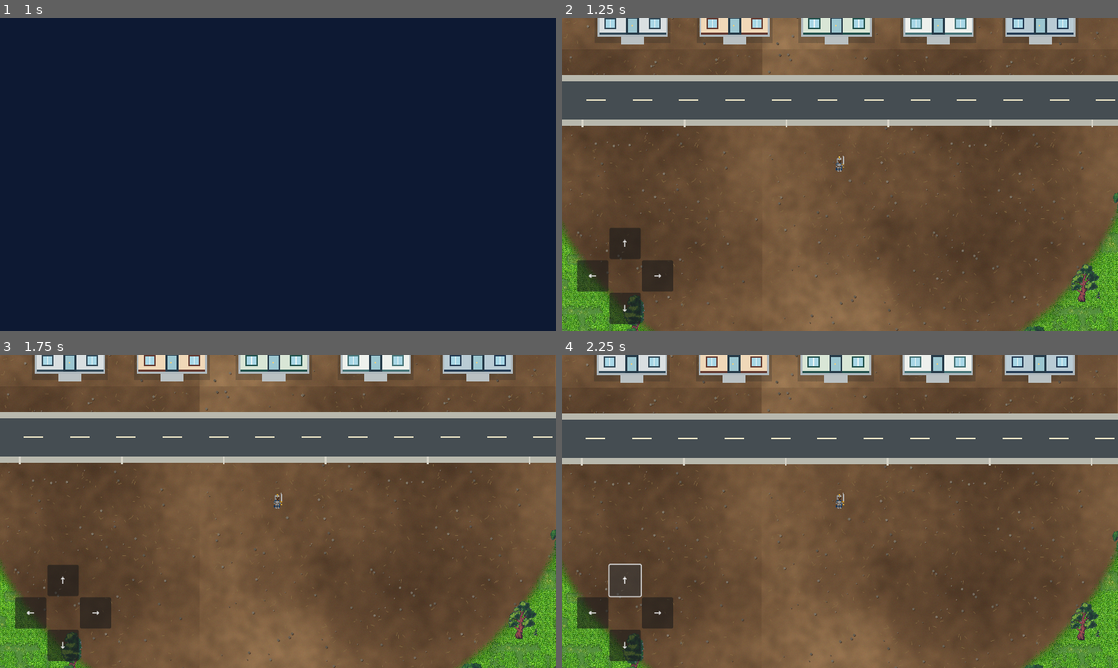
Above: before the commit, frames 1-4 (two rows, left to right).
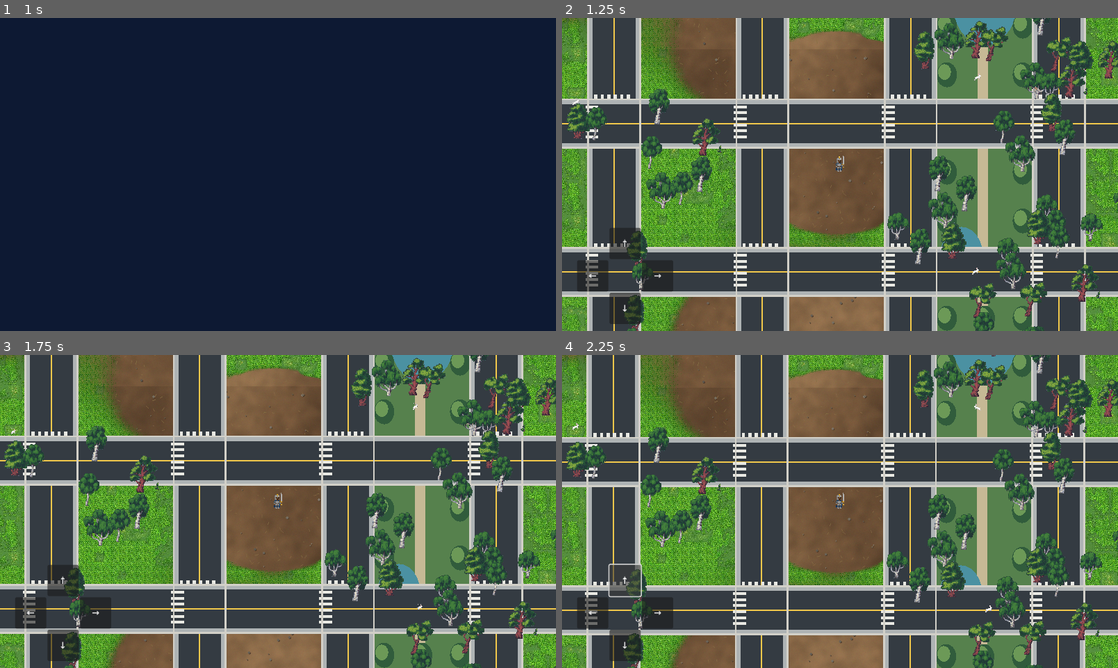
Above: after the commit, the same moments.

Repository: afie-boop/The-Fallen-Kingdom
Game: Godot game, scene res://scenes/game.tscn
Same seed, same stepped clock (60 frames per second), same inputs: the game is played once before the commit and once after it.
Inputs (mouse positions are in pixels of both pictures, inside the frame that each line leads up to):
- Up to frame 1 (1 s): tap Enter at 0.5 s; move the mouse to (400, 158) at 0.52 s; hold D from 0.53 s (still down); hold E from 0.53 s (still down); click (400, 158) at 0.67 s
- Up to frame 2 (1.25 s): keep holding D; keep holding E
- Up to frame 3 (1.75 s): release D at 1.25 s; release E at 1.25 s; drag from (166, 527) to (250, 574) at 1.27 s
- Up to frame 4 (2.25 s): click "↑" at 2 s

Frame 1 is identical in both runs. In frame 2, 80% of the frame differs, in the area x 0-100%, y 0-100%; in frame 3, 80%; in frame 4, 80%.
Error after the commit: Invalid assignment of property or key 'building_style' with value of type 'String' on a base object of type 'Node2D (ModernBuilding)'. (res://scripts/game.gd:1…

Commit message:
Build Manhattan-style city grid and Central Park

Diff:
--- a/extracted/The-Fallen-Kingdom/scripts/game.gd
+++ b/extracted/The-Fallen-Kingdom/scripts/game.gd
@@ -76,61 +76,140 @@
 func _spawn_modern_city() -> Array:
     var center: Vector2 = GameState.island.center_pos
     var road := Node2D.new()
-    road.name = "ModernCityRoad"
+    road.name = "ManhattanCity"
     road.position = center
-    road.z_index = -1
+    road.z_index = -2
     _world.add_child(road)
     _draw_city_roads(road)
-
-    var specs := [
-        {"name": "RUMAH", "type": "house", "x": -440.0},
-        {"name": "KAFE", "type": "cafe", "x": -220.0},
-        {"name": "KEDAI", "type": "market", "x": 0.0},
-        {"name": "KLINIK", "type": "clinic", "x": 220.0},
-        {"name": "PEJABAT", "type": "office", "x": 440.0}
-    ]
-    var avoid: Array = []
-    for spec in specs:
-        var b := BUILDING_SCRIPT.new() as ModernBuilding
-        b.building_name = str(spec["name"])
-        b.building_type = str(spec["type"])
-        b.position = center + Vector2(float(spec["x"]), -245.0)
-        _world.add_child(b)
-        GameState.island.add_dirt_spot(b.position, 115.0)
-        avoid.append({"pos": b.position, "r": 125.0})
-    GameState.island.add_dirt_spot(center + Vector2(0, -90), 700.0)
+    _draw_central_park(road)
+
+    # Manhattan-style grid: dense blocks, varied building footprints and rooflines.
+    var rng := RandomNumberGenerator.new()
+    rng.seed = GameState.world_seed + 192837
+    var x_blocks: Array[float] = [-960.0, -640.0, -320.0, 0.0, 320.0, 640.0, 960.0]
+    var y_blocks: Array[float] = [-800.0, -480.0, -160.0, 160.0, 480.0, 800.0]
+    var styles: Array[String] = ["glass_tower", "art_deco", "brick_apartment", "office", "brownstone", "hotel"]
+    var names: Array[String] = ["MIDTOWN", "HUDSON", "LEXINGTON", "BROADWAY", "PARK VIEW", "METRO", "GRAND", "EMPIRE"]
+    var avoid: Array = [{"pos": center, "r": 1510.0}]
+
+    for x in x_blocks:
+        for y in y_blocks:
+            # A long rectangular green space forms a Central Park-inspired landmark.
+            if absf(x - 320.0) < 1.0 and absf(y) <= 480.0:
+                continue
+            var b := BUILDING_SCRIPT.new() as ModernBuilding
+            var roll := rng.randf()
+            if roll < 0.25:
+                b.building_type = "office"
+                b.building_name = names[rng.randi_range(0, names.size() - 1)]
+                b.building_style = "glass_tower"
+                b.footprint = Vector2(220.0, 238.0)
+            elif roll < 0.43:
+                b.building_type = "apartment"
+                b.building_name = "APARTMENTS"
+                b.building_style = "brick_apartment"
+                b.footprint = Vector2(210.0, 224.0)
+            elif roll < 0.59:
+                b.building_type = "office"
+                b.building_name = "FINANCIAL"
+                b.building_style = "art_deco"
+                b.footprint = Vector2(202.0, 232.0)
+            elif roll < 0.73:
+                b.building_type = "market"
+                b.building_name = "DELI & MARKET"
+                b.building_style = "store"
+                b.footprint = Vector2(188.0, 205.0)
+            elif roll < 0.86:
+                b.building_type = "cafe"
+                b.building_name = "CITY CAFE"
+                b.building_style = "brownstone"
+                b.footprint = Vector2(180.0, 205.0)
+            else:
+                b.building_type = "clinic"
+                b.building_name = "MEDICAL"
+                b.building_style = "modern"
+                b.footprint = Vector2(196.0, 218.0)
+            b.position = center + Vector2(x, y)
+            _world.add_child(b)
+            GameState.island.add_dirt_spot(b.position, 145.0)
+    GameState.island.add_dirt_spot(center, 1510.0)
     return avoid
 
-func _draw_city_roads(road: Node2D) -> void:
-    var asphalt := Color("#454d52")
-    var sidewalk := Color("#b8b8ad")
-    var paint := Color("#eee7c8")
-    var road_poly := Polygon2D.new()
-    road_poly.polygon = PackedVector2Array([
-        Vector2(-680, -105), Vector2(680, -105),
-        Vector2(680, 5), Vector2(-680, 5)
+func _draw_city_roads(parent: Node2D) -> void:
+    var city_extent := 1190.0
+    var asphalt := Color("#343b42")
+    var sidewalk := Color("#aeb3b4")
+    var concrete := Color("#d2d0c8")
+    var lane_yellow := Color("#f1c84b")
+    var lane_white := Color("#e9e9e3")
+
+    # Broad avenues running north-south.
+    for x in [-1120.0, -800.0, -480.0, -160.0, 160.0, 480.0, 800.0, 1120.0]:
+        _add_city_rect(parent, Rect2(Vector2(x - 58.0, -city_extent), Vector2(116.0, city_extent * 2.0)), sidewalk)
+        _add_city_rect(parent, Rect2(Vector2(x - 46.0, -city_extent), Vector2(92.0, city_extent * 2.0)), asphalt)
+        _add_city_rect(parent, Rect2(Vector2(x - 1.5, -city_extent), Vector2(3.0, city_extent * 2.0)), lane_yellow)
+        for y in range(-960, 961, 320):
+            for stripe in range(6):
+                _add_city_rect(parent, Rect2(Vector2(x - 43.0 + float(stripe) * 14.0, float(y) - 62.0), Vector2(7.0, 28.0)), lane_white)
+
+    # Cross streets and zebra crossings.
+    for y in [-960.0, -640.0, -320.0, 0.0, 320.0, 640.0, 960.0]:
+        _add_city_rect(parent, Rect2(Vector2(-city_extent, y - 54.0), Vector2(city_extent * 2.0, 108.0)), sidewalk)
+        _add_city_rect(parent, Rect2(Vector2(-city_extent, y - 42.0), Vector2(city_extent * 2.0, 84.0)), asphalt)
+        _add_city_rect(parent, Rect2(Vector2(-city_extent, y - 1.5), Vector2(city_extent * 2.0, 3.0)), lane_yellow)
+        for x in range(-1120, 1121, 320):
+            for stripe in range(6):
+                _add_city_rect(parent, Rect2(Vector2(float(x) - 62.0, y - 39.0 + float(stripe) * 13.0), Vector2(28.0, 6.0)), lane_white)
+
+    # Smaller curb and sidewalk details give the grid a recognisable city scale.
+    for x in [-1120.0, -800.0, -480.0, -160.0, 160.0, 480.0, 800.0, 1120.0]:
+        _add_city_rect(parent, Rect2(Vector2(x - 58.0, -city_extent), Vector2(4.0, city_extent * 2.0)), concrete)
+        _add_city_rect(parent, Rect2(Vector2(x + 54.0, -city_extent), Vector2(4.0, city_extent * 2.0)), concrete)
+    for y in [-960.0, -640.0, -320.0, 0.0, 320.0, 640.0, 960.0]:
+        _add_city_rect(parent, Rect2(Vector2(-city_extent, y - 54.0), Vector2(city_extent * 2.0, 4.0)), concrete)
+        _add_city_rect(parent, Rect2(Vector2(-city_extent, y + 50.0), Vector2(city_extent * 2.0, 4.0)), concrete)
+
+func _draw_central_park(parent: Node2D) -> void:
+    var park := Node2D.new()
+    park.name = "CentralPark"
+    park.z_index = -1
+    parent.add_child(park)
+    _add_city_rect(park, Rect2(Vector2(190.0, -505.0), Vector2(260.0, 1010.0)), Color("#426b43"))
+    _add_city_rect(park, Rect2(Vector2(215.0, -480.0), Vector2(210.0, 960.0)), Color("#56814d"))
+    # Curving-looking paths and a reservoir.
+    _add_city_rect(park, Rect2(Vector2(305.0, -455.0), Vector2(22.0, 910.0)), Color("#c6b995"))
+    _add_city_rect(park, Rect2(Vector2(225.0, -8.0), Vector2(190.0, 18.0)), Color("#c6b995"))
+    _add_city_ellipse(park, Vector2(320.0, -285.0), Vector2(76.0, 118.0), Color("#4b91a2"))
+    _add_city_ellipse(park, Vector2(270.0, 285.0), Vector2(46.0, 62.0), Color("#4b91a2"))
+    # Tree canopies arranged in loose rows, leaving paths and lawns visible.
+    for row in range(9):
+        for col in range(3):
+            var p := Vector2(238.0 + float(col) * 82.0, -420.0 + float(row) * 105.0)
+            if absf(p.y) < 360.0 and (absf(p.x - 320.0) < 55.0):
+                continue
+            _add_city_ellipse(park, p, Vector2(22.0, 27.0), Color("#315c3c"))
+            _add_city_ellipse(park, p + Vector2(-5.0, -6.0), Vector2(14.0, 17.0), Color("#6c9957"))
+
+func _add_city_rect(parent: Node2D, rect: Rect2, color: Color) -> void:
+    var polygon := Polygon2D.new()
+    polygon.polygon = PackedVector2Array([
+        rect.position,
+        rect.position + Vector2(rect.size.x, 0.0),
+        rect.position + rect.size,
+        rect.position + Vector2(0.0, rect.size.y)
     ])
-    road_poly.color = sidewalk
-    road.add_child(road_poly)
-    var asphalt_poly := Polygon2D.new()
-    asphalt_poly.polygon = PackedVector2Array([
-        Vector2(-680, -91), Vector2(680, -91),
-        Vector2(680, -9), Vector2(-680, -9)
-    ])
-    asphalt_poly.color = asphalt
-    road.add_child(asphalt_poly)
-    for x in range(-640, 641, 100):
-        var dash := ColorRect.new()
-        dash.color = paint
-        dash.size = Vector2(42, 3)
-        dash.position = Vector2(float(x), -52)
-        road.add_child(dash)
-    for x in [-550.0, -330.0, -110.0, 110.0, 330.0, 550.0]:
-        var curb := ColorRect.new()
-        curb.color = Color("#d7d4c8")
-        curb.size = Vector2(4, 16)
-        curb.position = Vector2(x, -8)
-        road.add_child(curb)
+    polygon.color = color
+    parent.add_child(polygon)
+
+func _add_city_ellipse(parent: Node2D, center: Vector2, radius: Vector2, color: Color) -> void:
+    var points := PackedVector2Array()
+    for i in 24:
+        var angle := TAU * float(i) / 24.0
+        points.append(center + Vector2(cos(angle) * radius.x, sin(angle) * radius.y))
+    var shape := Polygon2D.new()
+    shape.polygon = points
+    shape.color = color
+    parent.add_child(shape)
 
 func _try_interact() -> void:
     if _interact_cooldown > 0.0:
